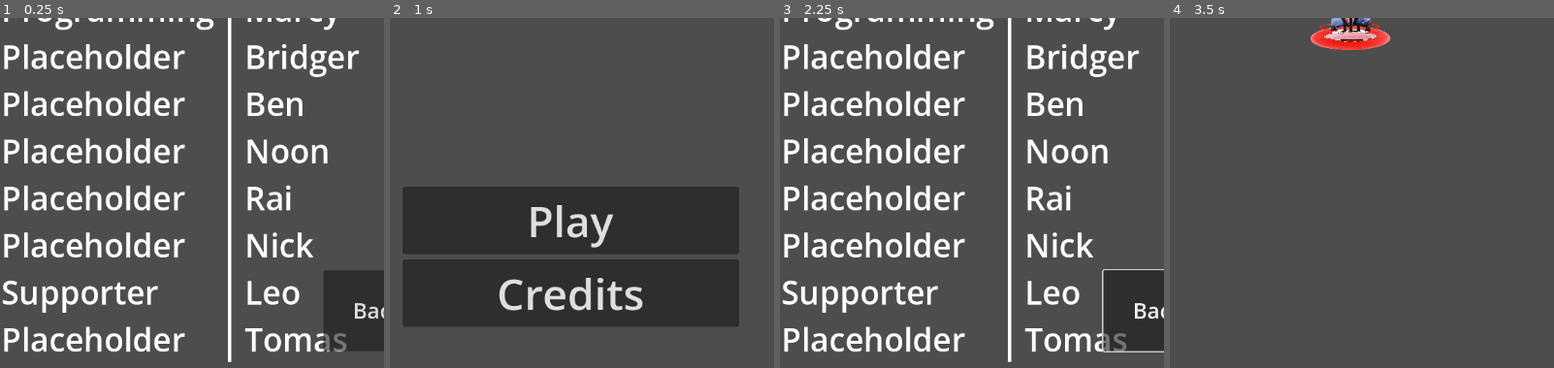
Above: before the commit, frames 1-4 (left to right).
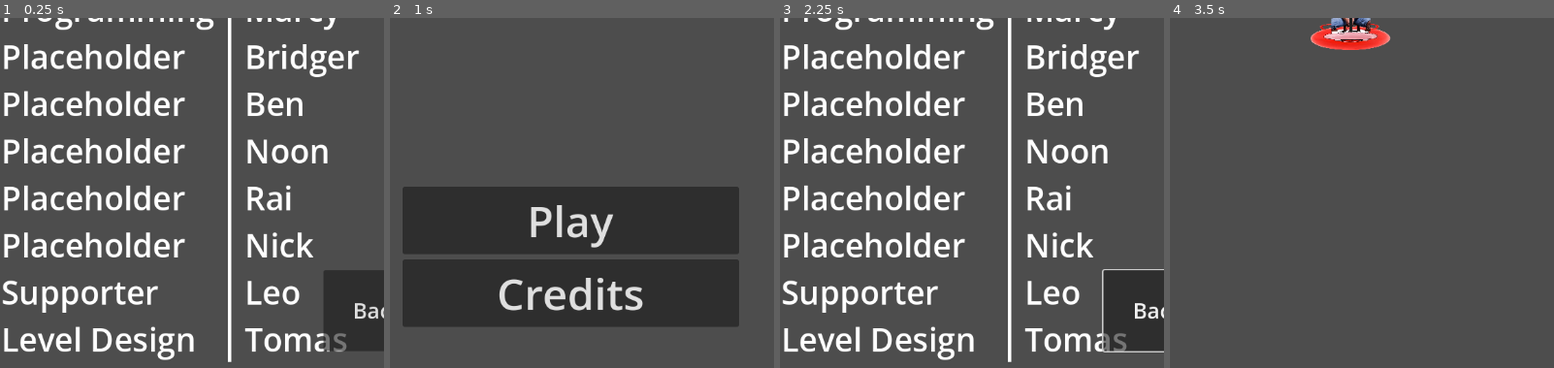
Above: after the commit, the same moments.

Repository: VGDCatumn/VGDC_FALL_26
Game: Godot game, scene res://UI/credits.tscn
Same seed, same stepped clock (60 frames per second), same inputs: the game is played once before the commit and once after it. This scene is started directly instead of the project's main scene.
Inputs:
- Up to frame 1 (0.25 s): no input
- Up to frame 2 (1 s): tap Enter (ui_accept) at 0.5, 0.77 s; hold D (move_right) from 0.53 s (still down); tap Tab (dev_mode) at 0.6 s
- Up to frame 3 (2.25 s): release D (move_right) at 1.25 s; click "Credits" at 1.25 s; tap Enter (ui_accept) at 2 s; hold D (move_right) from 2.03 s (still down); tap Tab (dev_mode) at 2.1 s
- Up to frame 4 (3.5 s): tap Enter (ui_accept) at 2.27 s; release D (move_right) at 2.75 s; click "Play" at 2.75 s
The pictures show only the part of the screen within x 26-76%, y 50-100%; the shares and areas given below are measured in that part.

The runs differ from the first frame. In frame 1, 1.9% of the frame differs, in the area x 2-51%, y 88-98%; in frame 2, nothing differs; in frame 3, 1.9%; in frame 4, nothing differs.

Commit message:
role change to Tomas on credit scene

Diff:
--- a/Godot/UI/credits.tscn
+++ b/Godot/UI/credits.tscn
@@ -52,7 +52,7 @@
 Placeholder
 Placeholder
 Supporter
-Placeholder"
+Level Design"
 label_settings = SubResource("LabelSettings_ng644")
 
 [node name="Divider" type="ColorRect" parent="MarginContainer/VBoxContainer/HBoxContainer" unique_id=421602750]
